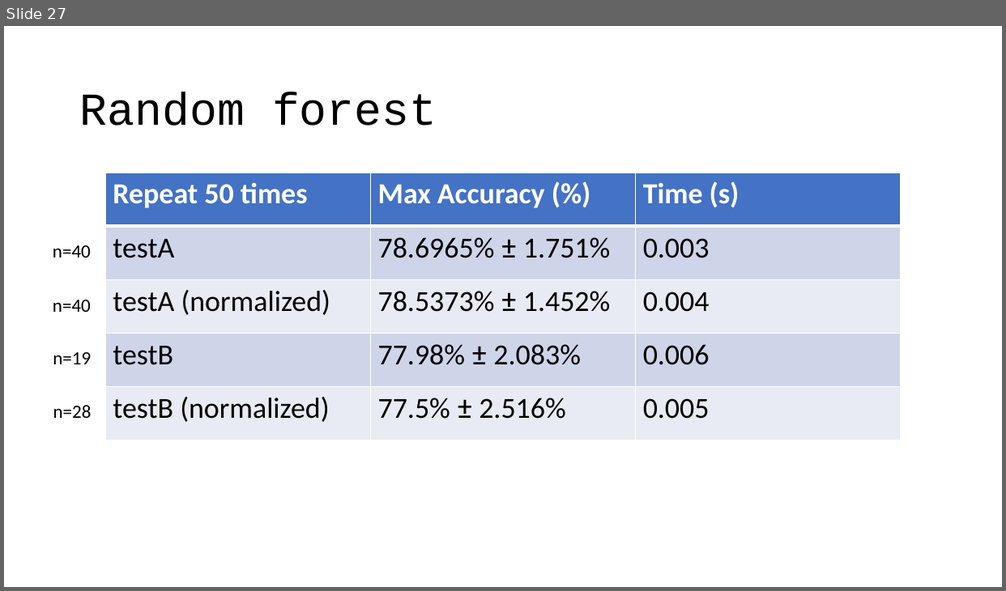
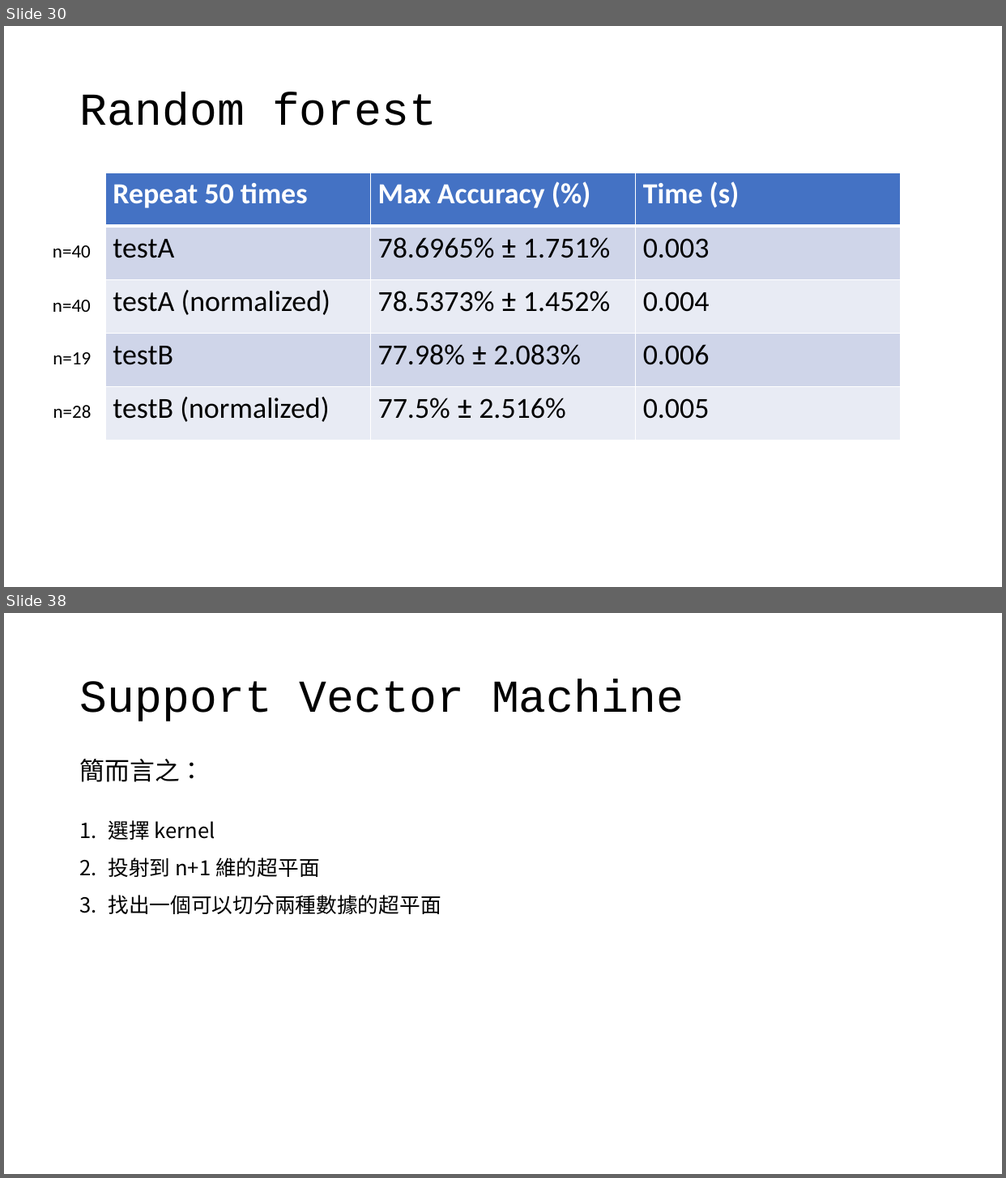
Before and after one commit to OEmiliatanO/CSE_data_mining, a slide deck: hw1/ppt/第八組.pptx. Shown one above the other, each under a label of ours: slide 27 before the commit, slides 30 and 38 after it; the slides between them are not shown. The pictures are 1006x591 and 1006x1178 pixels, drawn with LibreOffice and Linux fonts; fonts in the diff are those of the drawing. Boxes give left, top, right and bottom in pixels: in the first picture for what was removed or moved away, otherwise in the second. Text is boxed around its words. In the diff, an @@ line names an element or a change of style, - is before the commit and + after.

```diff
--- a/hw1/ppt/第八組.pptx
+++ b/hw1/ppt/第八組.pptx
@@ slide 38 added at (4, 613, 1002, 1174), background #FFFFFF @@
@@ title added at (80, 679, 684, 722), 44 pt, text #000000 @@
+Support Vector Machine
@@ text added at (80, 759, 205, 782), 24 pt, text #000000 @@
+簡而言之：
@@ text added at (108, 820, 441, 914), 20 pt, text #000000 @@
+1. 選擇 kernel
+2. 投射到 n+1 維的超平面
+3. 找出一個可以切分兩種數據的超平面
@@ what was slide 27 is now slide 30 @@
```
Also in this commit, not shown: 13 other slides added.
